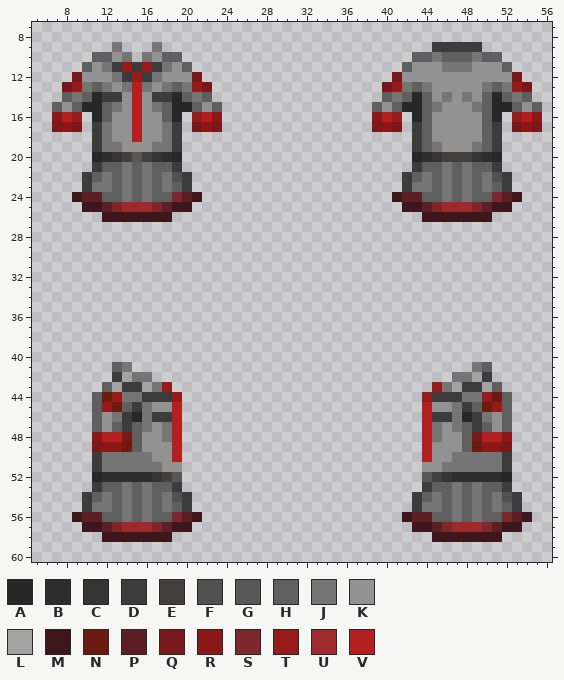
Pixel-art sprite: Resources/Textures/Clothing/Uniforms/Jumpskirt/security_grey.rsi/equipped-INNERCLOTHING.png. Above, as it was before the edit.
The file is 64x64 pixels. Colours within 5 levels of each other are drawn and written as one. Shown: x 5..56, y 7..60.
Palette (. is transparent): A #272727  B #2e2d2d  C #363535  D #3c3c3c  E #423f3c  F #515151  G #575757  H #5f5f5f  J #757575  K #929292  L #a3a3a3  M #3d171c  N #6c1c0e  P #5c1f24  Q #781818  R #8c1717  S #7d282c  T #981b1b  U #9f2a2e  V #b41f1f
Pixels before (only the part around the change), first column x 5:
 7 ....................................................
 8 ....................................................
 9 ........J...J...........................DDDDD.......
10 ......HHKJ.JKHH.......................HHJHHHJHH.....
11 .....HKJDTDTDJKH.....................HKKKJJJKKKH....
12 ....QKKKJDTDJKKKQ...................QKKKKKKKKKKKQ...
13 ...QTJHJKJVJKJHJTQ.................QTJHJKKKKKJHJTQ..
14 ...HJHADDKVKDDAHJH.................HJHAHKJKJKHAHJH..
15 ..HKHAAHJKVKJHAAHKH...............HKHAAHJKKKJHAAHKH.
16 ..RVT.AHKKVKKHA.TVR...............RVT.AHKKKKKHA.TVR.
17 ..QRQ.DJKKVKKJD.QRQ...............QRQ.DHKKKKKHD.QRQ.
18 ......DJKKVKKJD.......................DHKKKKKHD.....
19 ......DJJKKKJJD.......................DHJKKKJHD.....
20 ......ABCEGECBA.......................ABCEEECBA.....
21 ......DHHJHJHHD.......................DHHJHJHHD.....
22 .....DHJHJHJHJFD.....................DHJHJHJHJFD....
23 .....DJJHJHJHJHD.....................DJJHJHJHJHD....
24 ....MPPHHJHJHHSPM...................MPPHHJHJHHSPM...
25 .....MMPSUUUSPMM.....................MMPSUUUSPMM....
26 .......MMMMMMM.........................MMMMMMM......
27 ....................................................
28 ....................................................
29 ....................................................
30 ....................................................
31 ....................................................
32 ....................................................
33 ....................................................
34 ....................................................
35 ....................................................
36 ....................................................
37 ....................................................
38 ....................................................
39 ....................................................
40 ....................................................
41 ........HJ..................................JH......
42 ........DLJJ..............................JJLD......
43 .......HLDDLJT..........................TJLDDLH.....
44 ......HNTJJDDDT........................TDDDJJTNH....
45 ......HTNHDJKKV........................VKKJDHNTH....
46 ......HKJDAJDDV........................VDDJADJKH....
47 ......HKHDHJKJV........................VJKJHDHKH....
48 ......RVVQHKKJV........................VJKKHQVVR....
49 ......QRRNHKKKV........................VKKKHNRRQ....
50 ......DJJJJJKKV........................VKKJJJJJD....
51 ......DJJJJJJKK........................KKJJJJJJD....
52 ......ABBBBBCEG........................GECBBBBBA....
53 ......DHHJHJHHD........................DHHJHJHHD....
54 .....DHJHJHJHJFD......................DHJHJHJHJFD...
55 .....DJJHJHJHJHD......................DJJHJHJHJHD...
56 ....MPPHHJHJHHSPM....................MPPHHJHJHHSPM..
57 .....MMPSUUUSPMM......................MMPSUUUSPMM...
58 .......MMMMMMM..........................MMMMMMM.....
59 ....................................................
60 ....................................................
And afterwards:
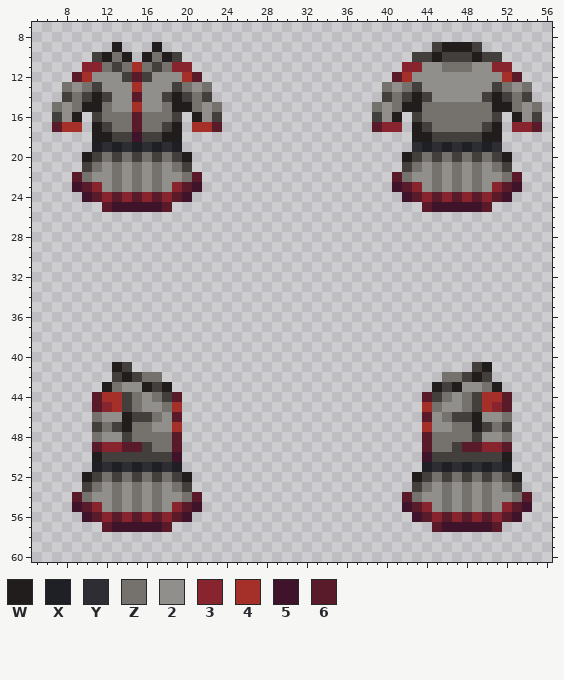
Colours new in this view: W #211d1c  X #1f2026  Y #2d2d33  Z #75716d  2 #918f8c  3 #88242d  4 #a52f29  5 #3f1329  6 #591a2a
Difference:
Changed rows in their new state; - is an unchanged pixel.
first column x 7:
 9 ------W---W---------------------------EWWWE------
10 ----EWZW-WZWE-----------------------EEWEEEWEE----
11 ---33ZEZ4ZEZ33---------------------3322ZZZ2233---
12 --64222E6E22246-------------------6422222222246--
13 -Z2ZE2224222EZ2Z-----------------Z2ZE2222222EZ2Z-
14 -EZEWE22622EWEZE-----------------EZEWE22222EWEZE-
15 Z2ZWWZ22422ZWWZ2Z---------------Z2ZWWZZZZZZZWWZ2Z
16 E2W-EZZZ6ZZZE-W2E---------------E2W-EZZZZZZZE-W2E
17 644-WEZZ6ZZEW-446---------------633-WEZZZZZEW-336
18 ----WWEE5EEWW-----------------------WWEEEEEWW----
19 ----XYXYXYXYX-----------------------YXYXYXYXY----
20 ---WEZEZEZEZEW---------------------WEZEZ-ZEZEW---
21 ---EZ2Z2Z2Z2ZE---------------------EZ2Z2Z2Z2ZE---
22 --6Z22Z2Z2Z22Z6-------------------6Z22Z2Z2Z22Z6--
23 --5632Z2Z2Z2365-------------------5632Z2Z2Z2365--
24 --.56363636365.-------------------.56363636365.--
25 ---..6555556..---------------------..6555556..---
26 -----.......-------------------------.......-----
first column x 9:
41 ----WE----------------------------------EW----
42 ----EWEZZ----------------------------ZZEWE----
43 ---WZ22WEW--------------------------WEW22ZW---
44 --644EZ2ZE6------------------------6EZ2ZE446--
45 --634EZ22Z4------------------------4Z22ZE436--
46 --Z22WEEZ26------------------------62ZEEW22Z--
47 --EZEWZZ224------------------------422ZZWEZE--
48 --Z22EZZZZ6------------------------6ZZZZE22Z--
49 --63366EZZ6------------------------6ZZE66336--
50 --WEEEEEEE5------------------------5EEEEEEEW--
51 --XYXYXYXYX------------------------XYXYXYXYX--
52 -WEZEZEZEZEW----------------------WEZEZEZEZEW-
53 -EZ2Z2Z2Z2ZE----------------------EZ2Z2Z2Z2ZE-
54 6Z22Z2Z2Z22Z6--------------------6Z22Z2Z2Z22Z6
55 5632Z2Z2Z2365--------------------5632Z2Z2Z2365
56 .56363636365.--------------------.56363636365.
57 -..6555556..----------------------..6555556..-
58 ---.......--------------------------.......---
Boxes around the changes in both pictures, in picture pixels (x1, y1, x2, y2):
changed: (52, 42, 222, 222)
changed: (372, 42, 542, 222)
changed: (72, 362, 202, 542)
changed: (402, 362, 532, 542)
